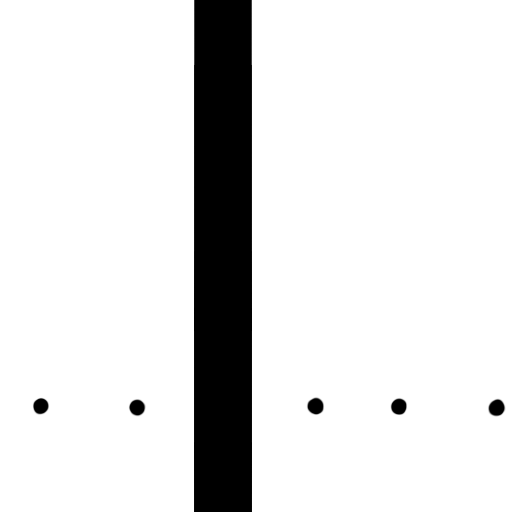
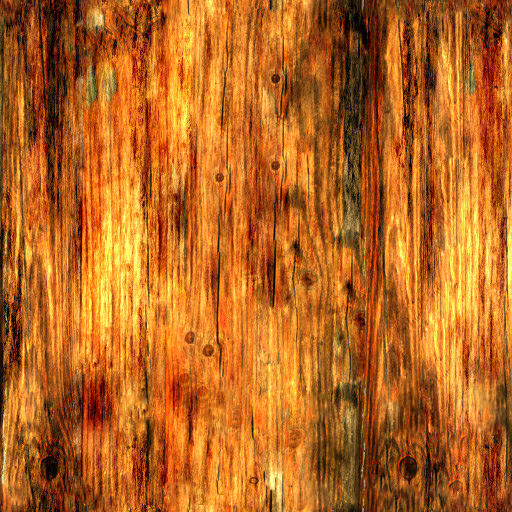
Comparing the layer stacks of the two 512×512 images. Changes:
hid "Layer 2 (laque)" over [0, 0, 512, 512]
showed "Layer 0 (bois)", masked it over [0, 0, 512, 512]
hid "Base" over [0, 0, 512, 512]
